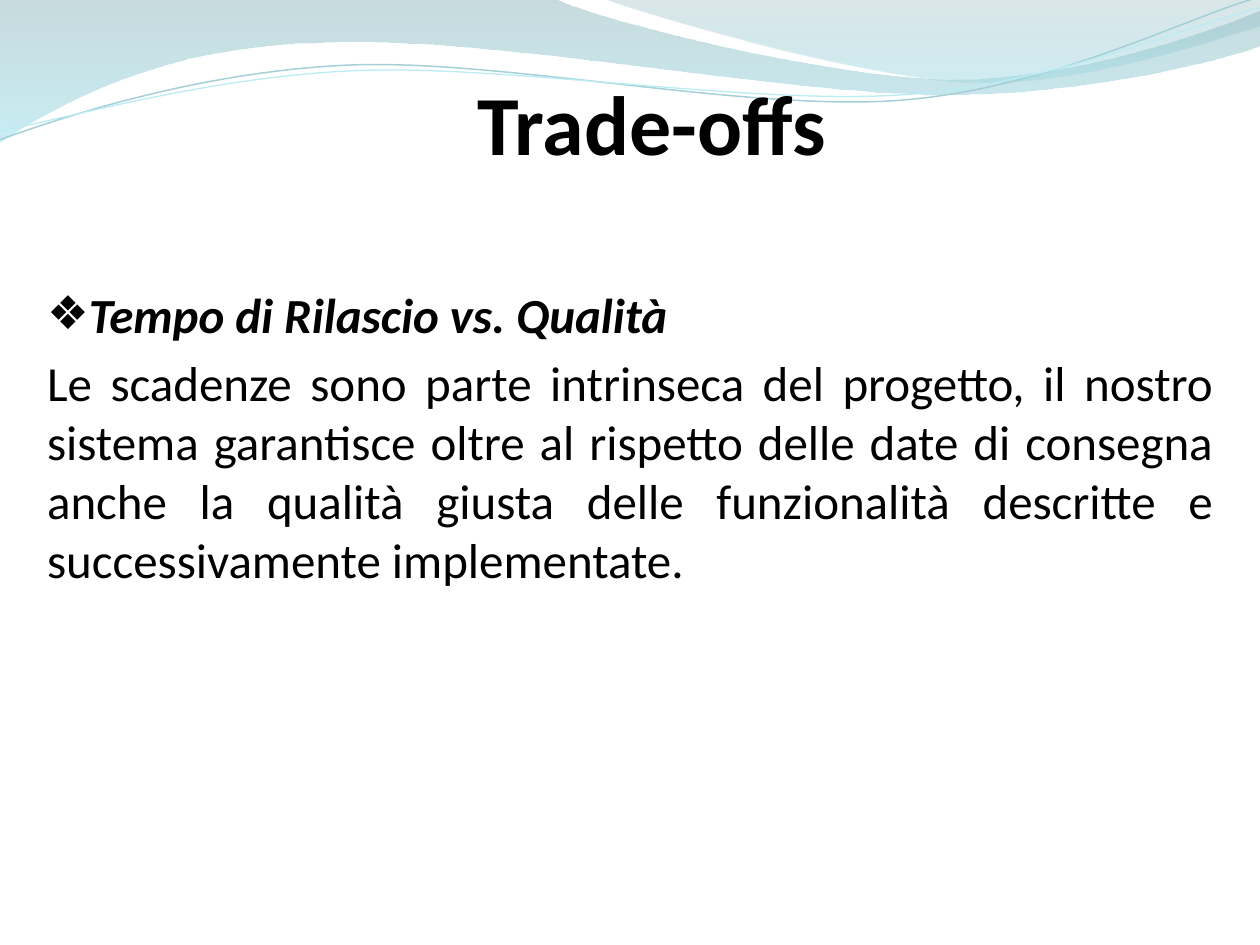
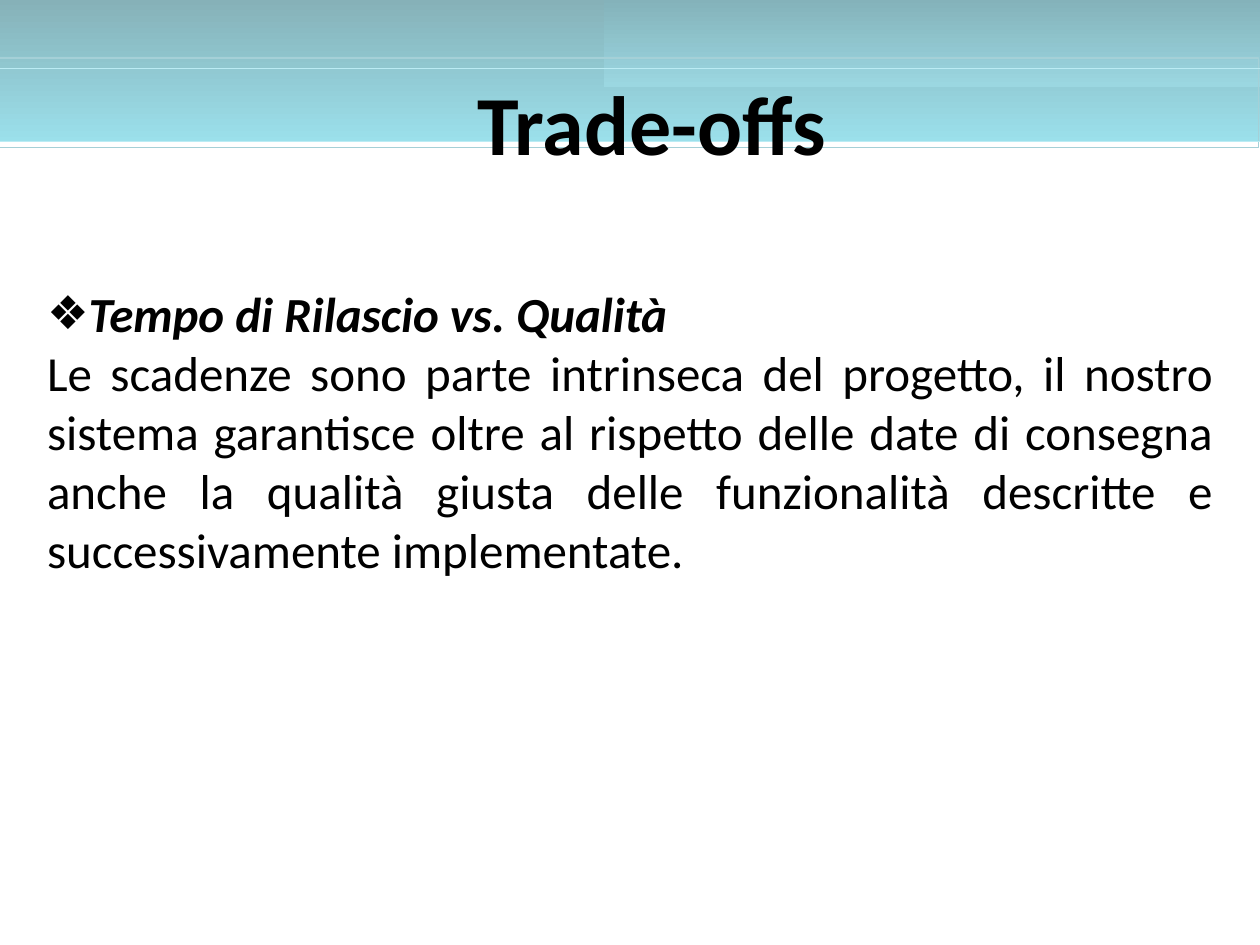
Before and after one commit to ammirate/at-silo, a slide deck: slide 14 of Presentazione/Atsilo1/Micco/Atsilo_A_Micco.pptx. Drawn at 1260x945 pixels with LibreOffice and Linux fonts; fonts in the diff are those of the drawing. Boxes give left, top, right and bottom in pixels: in the first picture for what was removed or moved away, otherwise in the second. Text is boxed around its words. In the diff, an @@ line names an element or a change of style, - is before the commit and + after.

```diff
--- a/Presentazione/Atsilo1/Micco/Atsilo_A_Micco.pptx
+++ b/Presentazione/Atsilo1/Micco/Atsilo_A_Micco.pptx
@@ freeform shape removed at box(0, 0, 1260, 142) @@
@@ freeform shape removed at box(0, 0, 1260, 147) @@
@@ freeform shape removed at box(0, 8, 1260, 141) @@
@@ rectangle added at box(0, 0, 1260, 142), fill gradient #86B1B8 to #9BE0EB @@
@@ freeform shape removed at box(604, 0, 1260, 87) @@
@@ rectangle added at box(604, 0, 1260, 87), fill gradient #84B2BA to #9BD7E1 @@
@@ rectangle added at box(0, 58, 1259, 147), outline #A5D0D7 0.85 pt @@
@@ rectangle added at box(0, 68, 1260, 141), outline #BBECF4 0.74 pt @@
@@ text "Trade-offs" rewrapped from box(478, 86, 826, 156) to box(478, 96, 826, 175) @@
@@ text "Tempo di Rilascio vs. Qualità" at box(47, 297, 1213, 576): indent changed; less space between paragraphs @@
```
Also in this commit, not shown: 22 other slides changed.
